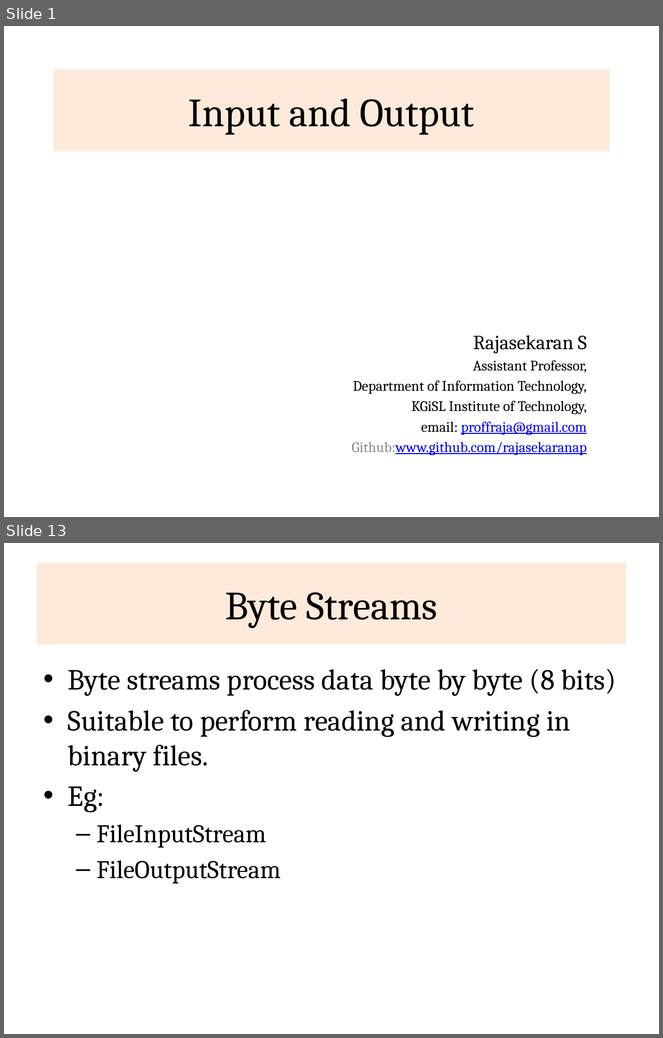
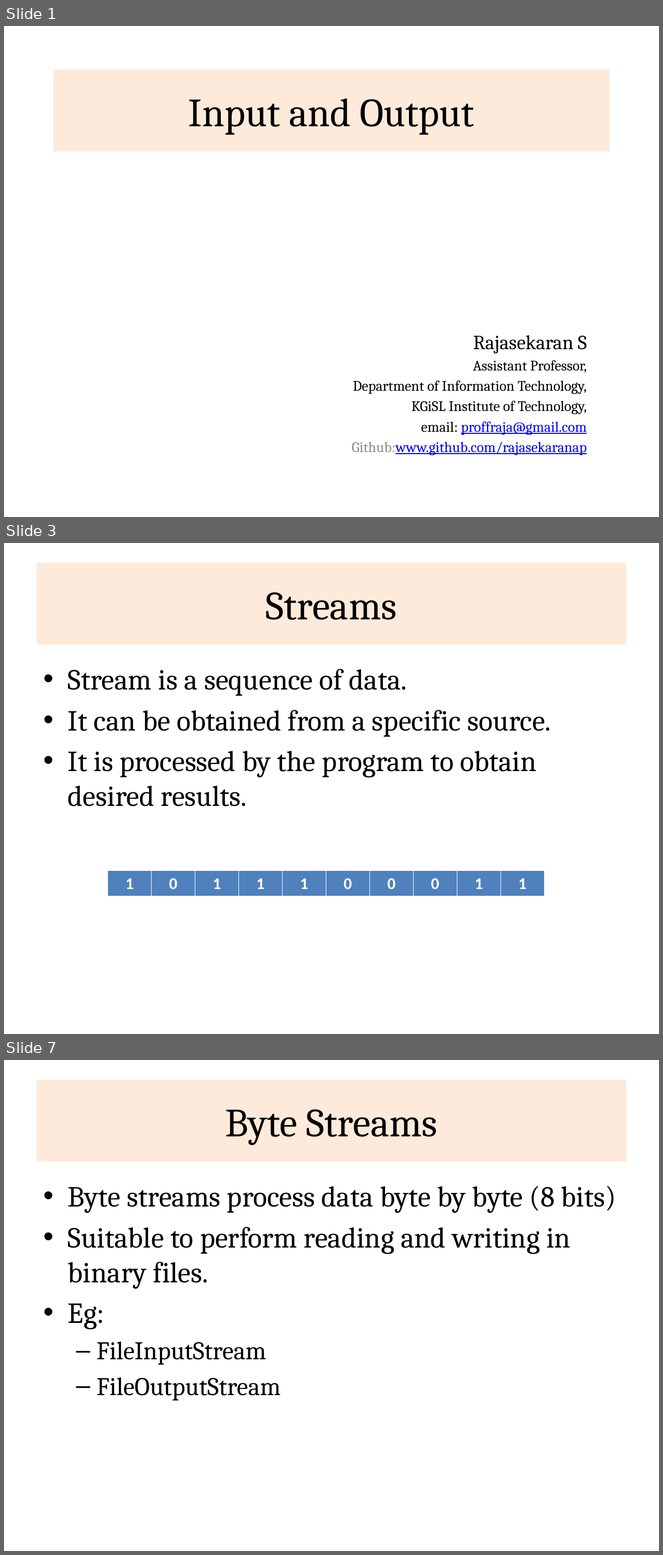
Before and after one commit to rajasekaran36/CS8392-OOPS, a slide deck: Presentations/Unit 3/CS8392-U3-2-Input-and-Output.pptx. Shown one above the other, each under a label of ours: slides 1 and 13 before the commit, slides 1, 3 and 7 after it; the slides between them are not shown. The pictures are 663x1038 and 663x1555 pixels, drawn with LibreOffice and Linux fonts; fonts in the diff are those of the drawing. Boxes give left, top, right and bottom in pixels: in the first picture for what was removed or moved away, otherwise in the second. Text is boxed around its words. In the diff, an @@ line names an element or a change of style, - is before the commit and + after.

```diff
--- a/Presentations/Unit 3/CS8392-U3-2-Input-and-Output.pptx
+++ b/Presentations/Unit 3/CS8392-U3-2-Input-and-Output.pptx
@@ slide 3 added at <box>4,543,659,1034</box>, background #FFFFFF @@
@@ title added at <box>37,563,626,644</box>, fill #FDEADA, 44 pt, text #000000 @@
+Streams
@@ text added at <box>68,669,552,807</box>, 32 pt, text #000000 @@
+• Stream is a sequence of data.
+• It can be obtained from a specific source.
+• It is processed by the program to obtain desired results.
@@ table added at <box>107,871,546,898</box>, 1 rows, 10 columns @@
+1 | 0 | 1 | 1 | 1 | 0 | 0 | 0 | 1 | 1
@@ what was slide 13 is now slide 7 @@
```
Also in this commit, not shown: 2 slides changed, 7 other files.
